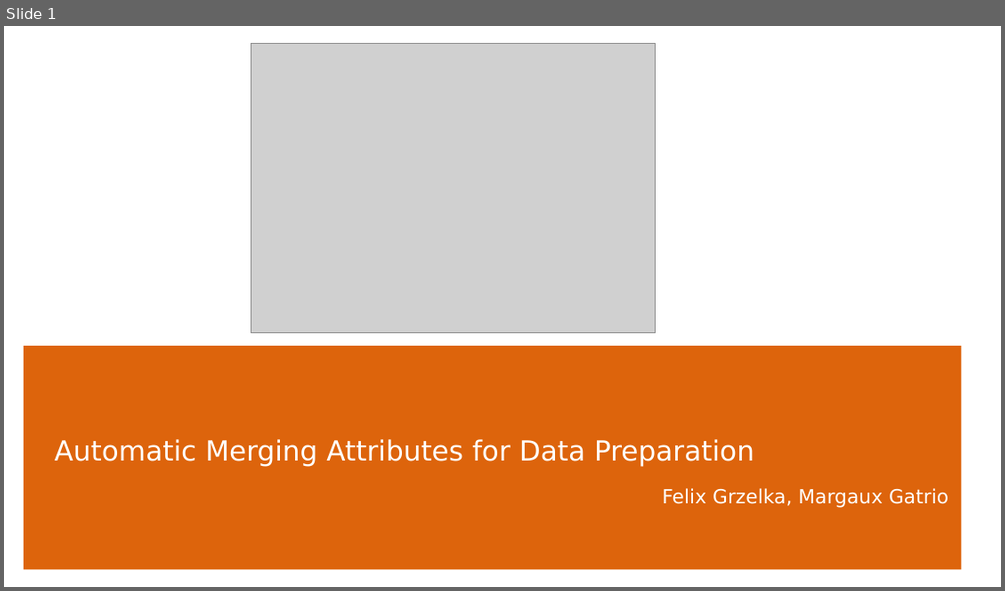
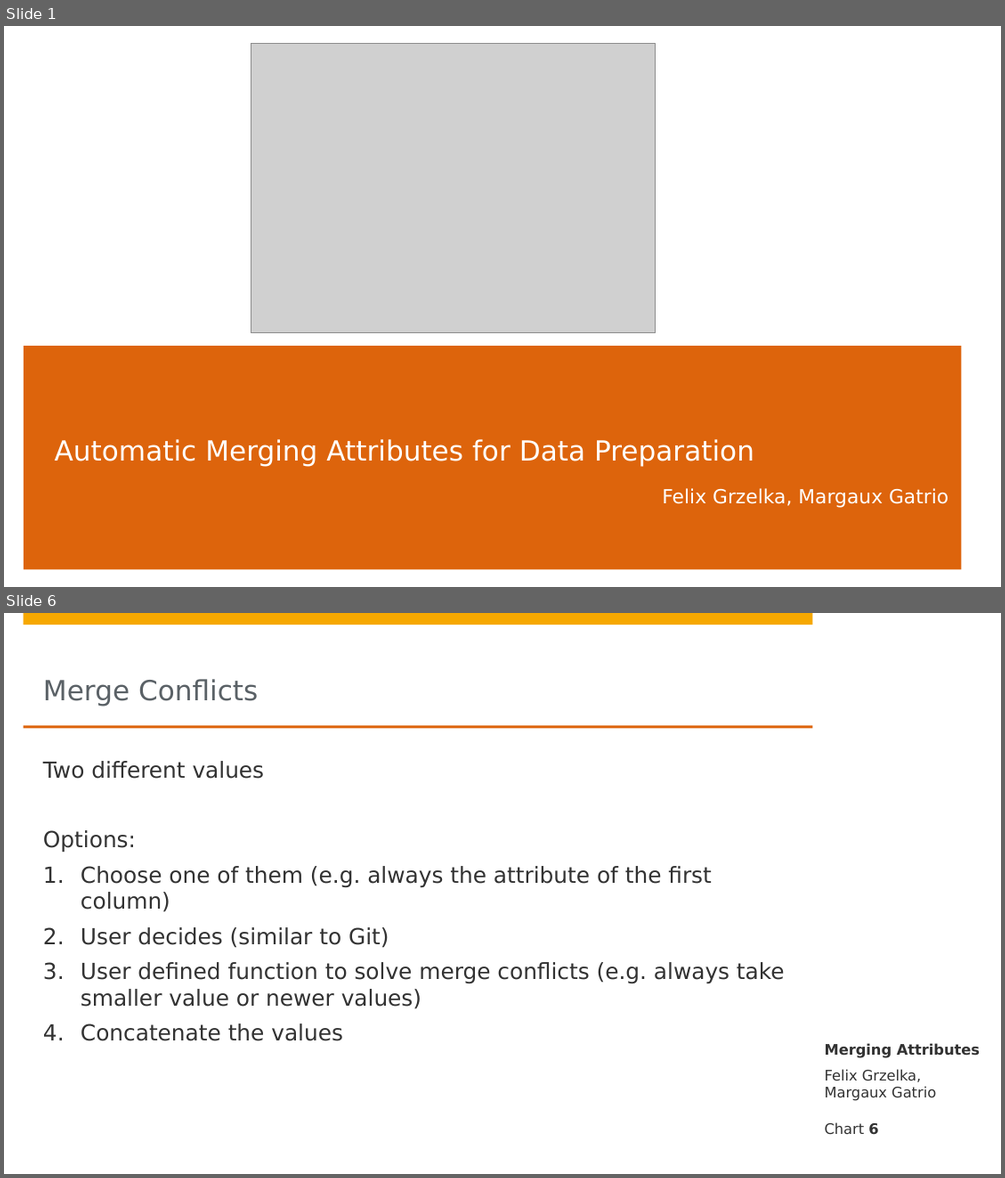
Before and after one commit to lanchiang/data-knoller, a slide deck: Grand_Präsi.pptx. Shown one above the other, each under a label of ours: slide 1 before the commit, slides 1 and 6 after it; the slides between them are not shown. The pictures are 1005x591 and 1005x1178 pixels, drawn with LibreOffice and Linux fonts; fonts in the diff are those of the drawing; grey boxes stand for pictures; background and template pictures are left out. Boxes give left, top, right and bottom in pixels: in the first picture for what was removed or moved away, otherwise in the second. Text is boxed around its words. In the diff, an @@ line names an element or a change of style, - is before the commit and + after.

```diff
--- a/Grand_Präsi.pptx
+++ b/Grand_Präsi.pptx
@@ slide 6 added at <box>4,613,1001,1174</box>, background #FFFFFF; not listed: 2 template elements that a slide beside it also shows @@
@@ title added at <box>43,679,258,706</box>, 20 pt, text #5A6166 @@
+Merge Conflicts
@@ rectangle added at <box>833,707,989,726</box>, fill #FFFFFF @@
@@ rectangle added at <box>23,726,812,729</box>, fill #DD640C @@
@@ text added at <box>43,761,785,1041</box>, 16 pt, text #323232 @@
+Two different values
+Options:
+1. Choose one of them (e.g. always the attribute of the first column)
+2. User decides (similar to Git)
+3. User defined function to solve merge conflicts (e.g. always take smaller value or newer values)
+4. Concatenate the values
@@ text added at <box>825,1043,979,1058</box>, 10.5 pt, text #323232, bold @@
+Merging Attributes
@@ text added at <box>825,1069,936,1101</box>, 10.5 pt, text #323232 @@
+Felix Grzelka, Margaux Gatrio
@@ page number added at <box>825,1122,878,1135</box>, 10.5 pt, text #323232 @@
+Chart 6
```
Also in this commit, not shown: 5 slides changed, 5 other slides added, 4 slides removed.
